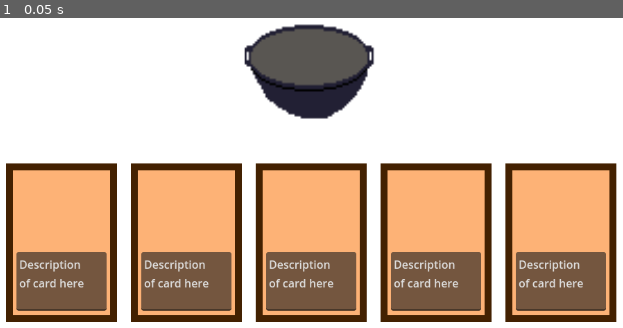
Above: before the commit, frame 1.
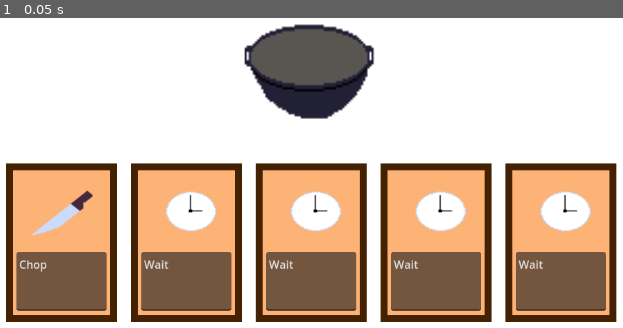
Above: after the commit, the same moment.

Repository: donnell74/Game-Off-2024
Game: Godot game, scene res://Cooking/cooking_ui.tscn
The game is run twice, just before and just after one commit, with the same random seed, the same clock (stepped at 60 frames per second) and the same inputs. This scene is started directly instead of the project's main scene.
Inputs:
- Up to frame 1 (0.05 s): no input

The runs differ from the first frame. In frame 1, 5.2% of the frame differs, in the area x 3-95%, y 55-88%.

Commit message:
Allow card to be configurable on load only

Diff:
--- /dev/null
+++ b/Cooking/Card/card.gd
@@ -0,0 +1,10 @@
+extends Control
+
+@export var image_texture : Texture = preload("res://Cooking/Assets/clock.png")
+@export var description : String = "Wait"
+
+func _ready() -> void:
+	if image_texture:
+		%ImageTexture.texture = image_texture
+
+	%DescriptionText.text = description
--- a/Cooking/Card/card.tscn
+++ b/Cooking/Card/card.tscn
@@ -1,9 +1,12 @@
-[gd_scene format=3 uid="uid://c4lvb75fcwdoy"]
+[gd_scene load_steps=2 format=3 uid="uid://c4lvb75fcwdoy"]
+
+[ext_resource type="Script" path="res://Cooking/Card/card.gd" id="1_tdr6d"]
 
 [node name="Card" type="Control"]
 custom_minimum_size = Vector2(160, 229)
 layout_mode = 3
 anchors_preset = 0
+script = ExtResource("1_tdr6d")
 
 [node name="Background" type="ColorRect" parent="."]
 layout_mode = 0
@@ -18,14 +21,16 @@
 offset_bottom = 219.0
 color = Color(0.991599, 0.6979, 0.46299, 1)
 
-[node name="TextureRect" type="TextureRect" parent="."]
+[node name="ImageTexture" type="TextureRect" parent="."]
+unique_name_in_owner = true
 layout_mode = 0
 offset_left = 31.0
 offset_top = 29.0
 offset_right = 136.0
 offset_bottom = 112.0
 
-[node name="TextEdit" type="TextEdit" parent="."]
+[node name="DescriptionText" type="TextEdit" parent="."]
+unique_name_in_owner = true
 layout_mode = 0
 offset_left = 15.0
 offset_top = 128.0
--- a/Cooking/cooking_ui.tscn
+++ b/Cooking/cooking_ui.tscn
@@ -1,5 +1,6 @@
-[gd_scene load_steps=3 format=3 uid="uid://36tjrcun16m8"]
+[gd_scene load_steps=4 format=3 uid="uid://36tjrcun16m8"]
 
+[ext_resource type="Texture2D" uid="uid://cbxg3xuocjoh0" path="res://Cooking/Assets/knife.png" id="2_gph8i"]
 [ext_resource type="PackedScene" uid="uid://c4lvb75fcwdoy" path="res://Cooking/Card/card.tscn" id="2_lyesf"]
 [ext_resource type="PackedScene" uid="uid://dvo2wsgg80c87" path="res://Cooking/Stations/CookingPot/cooking_pot.tscn" id="2_y8iop"]
 
@@ -32,6 +33,8 @@
 
 [node name="Card1" parent="GridContainer" instance=ExtResource("2_lyesf")]
 layout_mode = 2
+image_texture = ExtResource("2_gph8i")
+description = "Chop"
 
 [node name="Card2" parent="GridContainer" instance=ExtResource("2_lyesf")]
 layout_mode = 2
@@ -46,4 +49,3 @@
 layout_mode = 2
 
 [node name="CookingPot" parent="." instance=ExtResource("2_y8iop")]
-current_items = null
Binary file added: Cooking/Assets/clock.aseprite
Binary file added: Cooking/Assets/clock.png
Not shown, added: Cooking/Assets/clock.png.import
Binary file added: Cooking/Assets/knife.aseprite
Binary file added: Cooking/Assets/knife.png
Not shown, added: Cooking/Assets/knife.png.import
